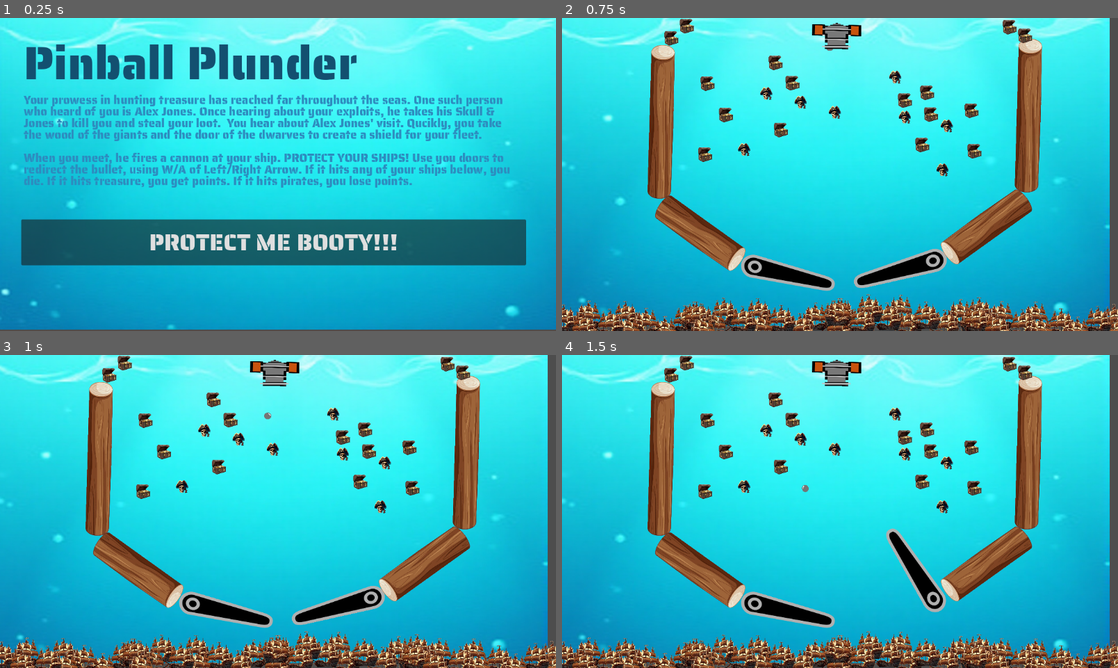
Above: before the commit, frames 1-4 (two rows, left to right).
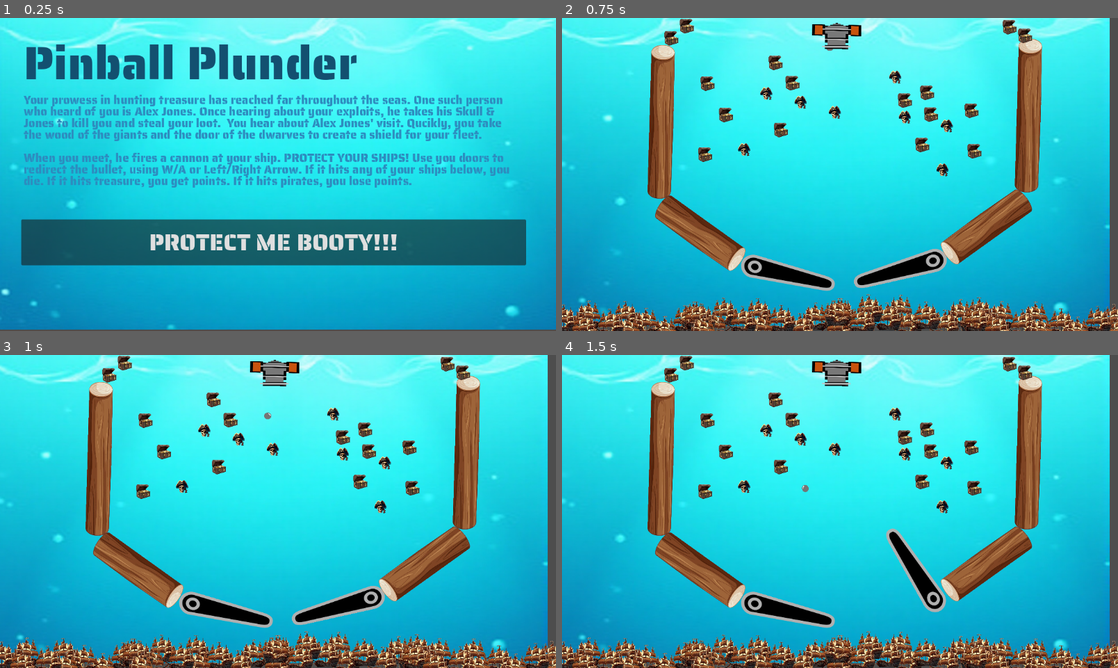
Above: after the commit, the same moments.

Repository: amodhakal/pinball-plunder
Game: Godot game, scene res://scenes/Title.tscn
The game is run twice, just before and just after one commit, with the same random seed, the same clock (stepped at 60 frames per second) and the same inputs. Sound files missing from this copy of the repository are replaced by a short silence.
Inputs:
- Up to frame 1 (0.25 s): no input
- Up to frame 2 (0.75 s): click "PROTECT ME BOOTY!!!" at 0.5 s
- Up to frame 3 (1 s): no input
- Up to frame 4 (1.5 s): hold D (flip_right) from 1.28 s (still down)

The runs differ from the first frame. In frame 1, 0.2% of the frame differs, in the area x 5-92%, y 46-55%; in frame 2, nothing differs; in frame 3, nothing differs; in frame 4, nothing differs.

Commit message:
Added audio

Diff:
--- a/project.godot
+++ b/project.godot
@@ -17,6 +17,7 @@
 [autoload]
 
 PointManager="*res://scripts/PointManager.gd"
+AudioManager="*res://scripts/AudioManager.gd"
 
 [display]
 
--- a/scenes/Title.tscn
+++ b/scenes/Title.tscn
@@ -40,7 +40,7 @@
 offset_bottom = 375.0
 text = "Your prowess in hunting treasure has reached far throughout the seas. One such person who heard of you is Alex  …(239 unchanged characters)…
 
-When you meet, he fires a cannon at your ship. PROTECT YOUR SHIPS! Use you doors to redirect the bullet, using W/A of Left/Right Arrow. If it hits any of your ships below, you die. If it hits treasure, you get points. If it hits pirates, you lose points."
+When you meet, he fires a cannon at your ship. PROTECT YOUR SHIPS! Use you doors to redirect the bullet, using W/A or Left/Right Arrow. If it hits any of your ships below, you die. If it hits treasure, you get points. If it hits pirates, you lose points."
 label_settings = SubResource("LabelSettings_bybcu")
 autowrap_mode = 2
 
--- /dev/null
+++ b/scripts/AudioManager.gd
@@ -0,0 +1,41 @@
+extends Node
+
+@onready var main_music = preload("res://audio/music.mp3")
+@onready var defeat_music = preload("res://audio/dead.mp3")
+@onready var pickup_music = preload("res://audio/pickup.mp3")
+@onready var drop_music = preload("res://audio/drop.mp3")
+
+var current_track = ""
+var music_player: AudioStreamPlayer
+var effect_player: AudioStreamPlayer
+
+func _ready():
+	music_player = AudioStreamPlayer.new()
+	effect_player = AudioStreamPlayer.new()
+	effect_player.volume_db = -15.0
+	add_child(effect_player)
+	add_child(music_player)
+	music_player.connect("finished", Callable(self, "_on_music_finished"))
+
+func play_main_music():
+	current_track = "main"
+	music_player.stream = main_music
+	music_player.play()
+
+func play_defeat_music():
+	effect_player.stop()
+	current_track = "defeat"
+	music_player.stream = defeat_music
+	music_player.play()
+
+func play_pickup():
+	effect_player.stream = pickup_music
+	effect_player.play()
+
+func play_drop():
+	effect_player.stream = drop_music
+	effect_player.play()
+
+func _on_music_finished():
+	if current_track == "main":
+		music_player.play()
--- a/scripts/PointManager.gd
+++ b/scripts/PointManager.gd
@@ -6,9 +6,11 @@
 	return points
 
 func addCollisionPoints():
+	AudioManager.play_pickup()
 	points += 10
 
 func removePiratePoints():
+	AudioManager.play_drop()
 	points -= 5
 
 func resetPoints():
--- a/scripts/defeat.gd
+++ b/scripts/defeat.gd
@@ -5,8 +5,10 @@
 var gameLvl = "res://scenes/Game.tscn"
 
 func _ready() -> void:
+	AudioManager.play_defeat_music()
 	PointsLabel.text = str(PointManager.getPoints()) + " points collected"
 
 func _on_play_pressed() -> void:
 	PointManager.resetPoints()
+	AudioManager.play_main_music()
 	get_tree().change_scene_to_file(gameLvl)
--- a/scripts/title.gd
+++ b/scripts/title.gd
@@ -5,12 +5,7 @@
 
 # Called when the node enters the scene tree for the first time.
 func _ready() -> void:
-	pass # Replace with function body.
-
-
-# Called every frame. 'delta' is the elapsed time since the previous frame.
-func _process(delta: float) -> void:
-	pass
+	AudioManager.play_main_music()
 
 # Go to the Game
 func _on_play_pressed() -> void:
Not shown, added: audio/dead.mp3.import
Not shown, added: audio/drop.mp3.import
Not shown, added: audio/music.mp3.import
Not shown, added: audio/pickup.mp3.import
Not shown, added: audio/dead.mp3
Not shown, added: audio/drop.mp3
Not shown, added: audio/music.mp3
Not shown, added: audio/pickup.mp3
